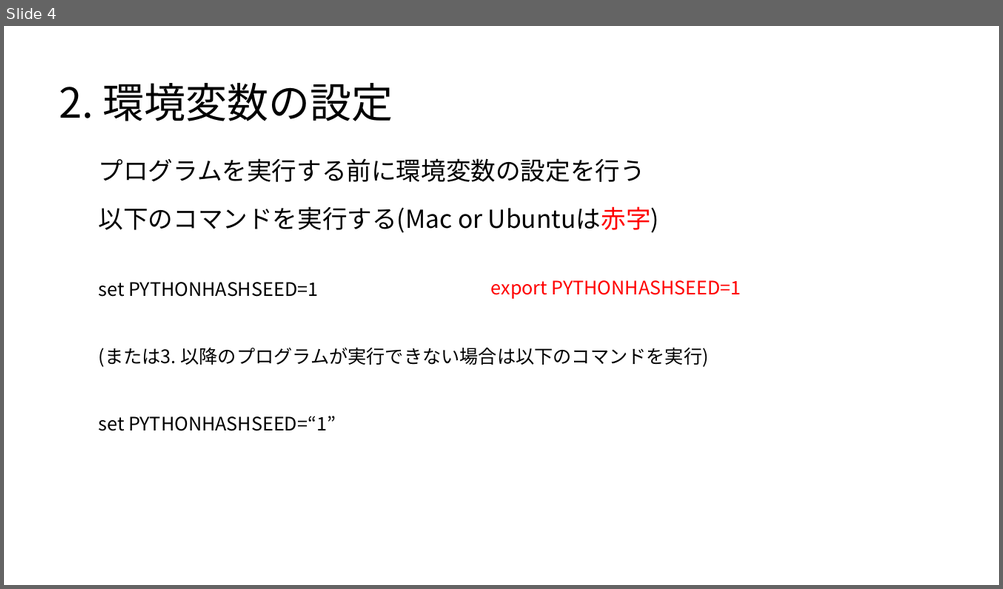
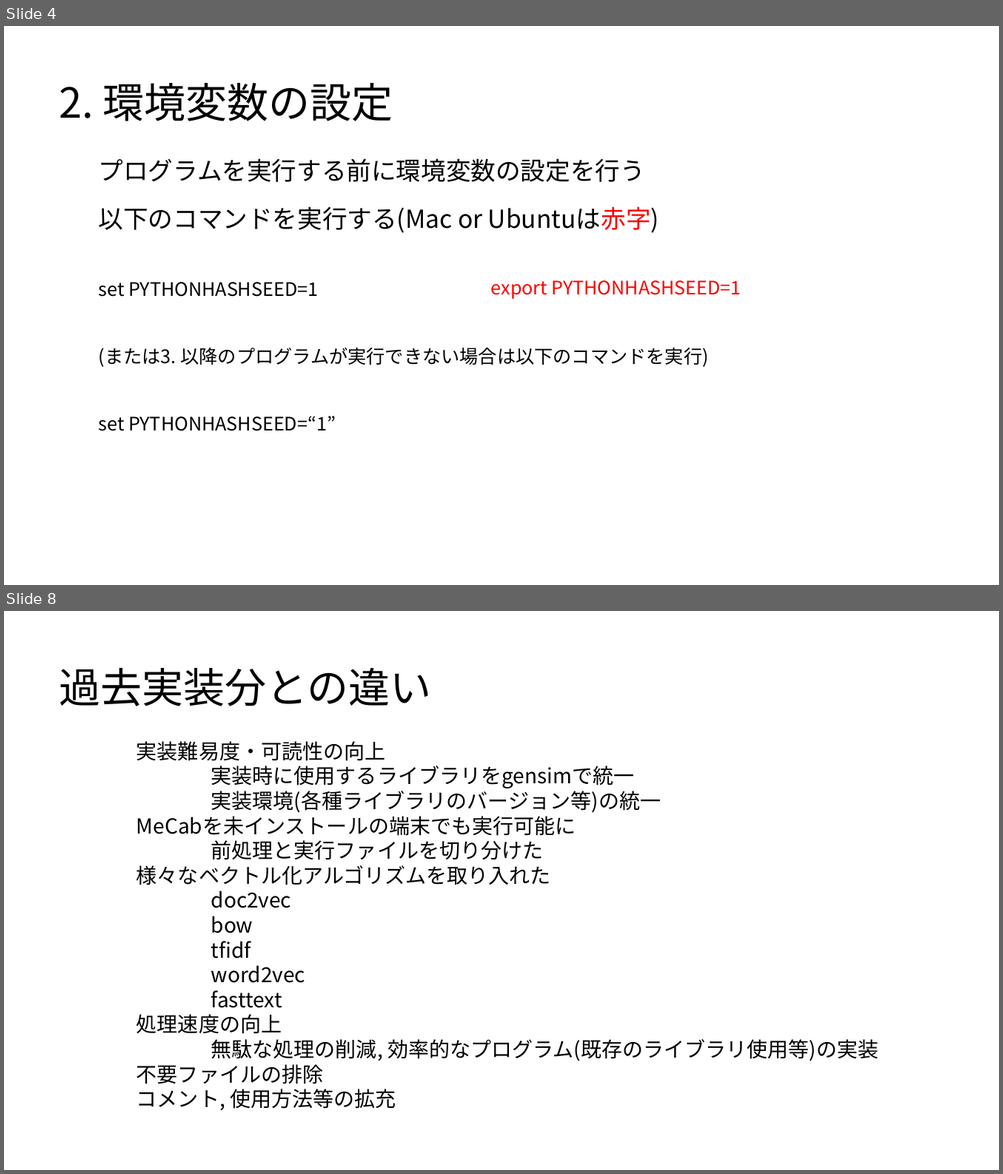
Before and after one commit to satetsu007/NLP_test, a slide deck: doc/Readme.pptx. Shown one above the other, each under a label of ours: slide 4 before the commit, slides 4 and 8 after it; the slides between them are not shown. The pictures are 1003x589 and 1003x1174 pixels, drawn with LibreOffice and Linux fonts; fonts in the diff are those of the drawing. Boxes give left, top, right and bottom in pixels: in the first picture for what was removed or moved away, otherwise in the second. Text is boxed around its words. In the diff, an @@ line names an element or a change of style, - is before the commit and + after.

```diff
--- a/doc/Readme.pptx
+++ b/doc/Readme.pptx
@@ slide 8 added at (4, 611, 999, 1170), background #FFFFFF @@
@@ text added at (59, 668, 431, 706), 40 pt, text #000000 @@
+過去実装分との違い
@@ text added at (136, 741, 878, 1111), 20 pt, text #000000 @@
+実装難易度・可読性の向上
+実装時に使用するライブラリをgensimで統一
+実装環境(各種ライブラリのバージョン等)の統一
+MeCabを未インストールの端末でも実行可能に
+前処理と実行ファイルを切り分けた
+様々なベクトル化アルゴリズムを取り入れた
+doc2vec
+bow
+tfidf
+word2vec
+fasttext
+処理速度の向上
+無駄な処理の削減, 効率的なプログラム(既存のライブラリ使用等)の実装
+不要ファイルの排除
+コメント, 使用方法等の拡充
```
Also in this commit, not shown: 5 slides changed, 2 other files.
